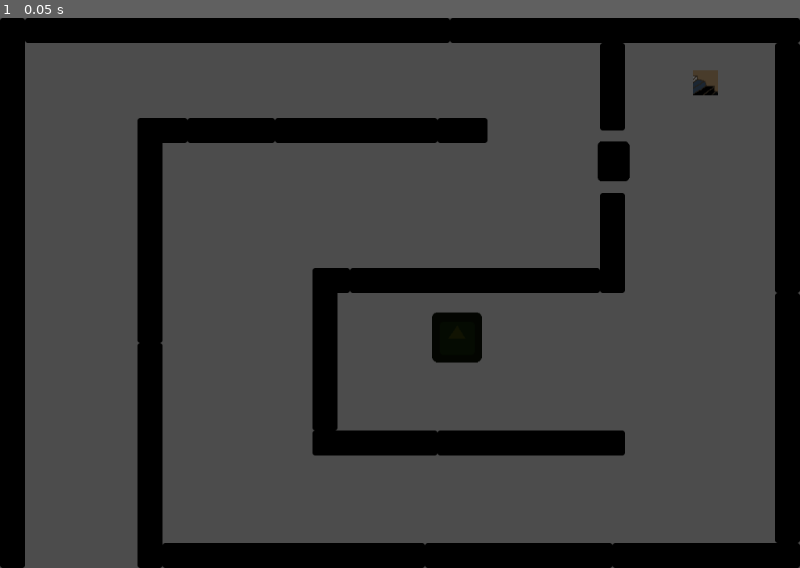
Above: before the commit, frame 1.
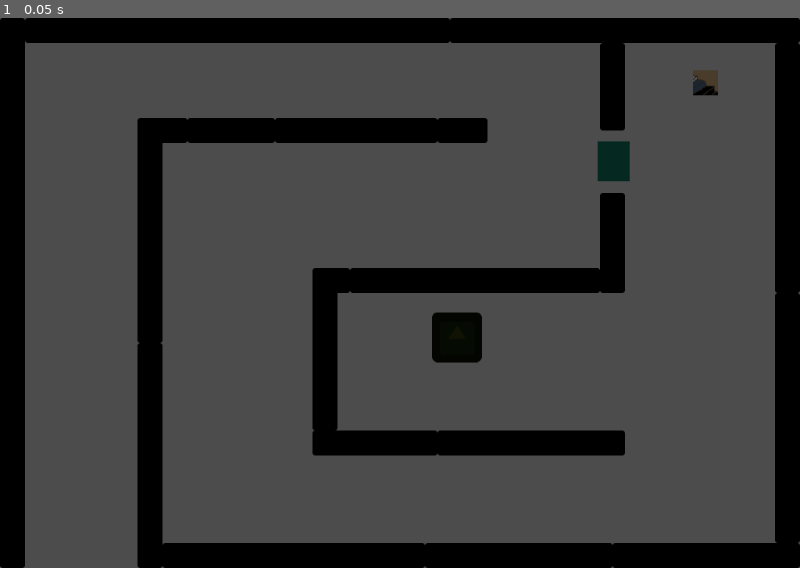
Above: after the commit, the same moment.

Repository: mfurtak/gmtk-game-jam-2019
Game: Godot game, scene res://LevelBlocks.tscn
The game is run twice, just before and just after one commit, with the same random seed, the same clock (stepped at 60 frames per second) and the same inputs. This scene is started directly instead of the project's main scene. The engine's default icon, where the game draws it, is replaced by a stand-in: a white triangle on a blue panel in a dark square.
Inputs:
- Up to frame 1 (0.05 s): no input

The runs differ from the first frame. In frame 1, 0.3% of the frame differs, in the area x 74-79%, y 22-30%.

Commit message:
better pushable sprite

Diff:
--- a/gmtk-godot/PushableBlock.tscn
+++ b/gmtk-godot/PushableBlock.tscn
@@ -1,7 +1,7 @@
 [gd_scene load_steps=4 format=2]
 
 [ext_resource path="res://PushableBlock.gd" type="Script" id=1]
-[ext_resource path="res://icon.png" type="Texture" id=2]
+[ext_resource path="res://blue_block.png" type="Texture" id=2]
 
 [sub_resource type="RectangleShape2D" id=1]
 extents = Vector2( 32, 32 )
@@ -15,7 +15,7 @@
 }
 
 [node name="Sprite" type="Sprite" parent="."]
-modulate = Color( 0, 0, 0, 1 )
+modulate = Color( 0.027451, 0.188235, 0.133333, 1 )
 position = Vector2( 0.733093, 0.593811 )
 scale = Vector2( 0.953482, 1.03795 )
 texture = ExtResource( 2 )
